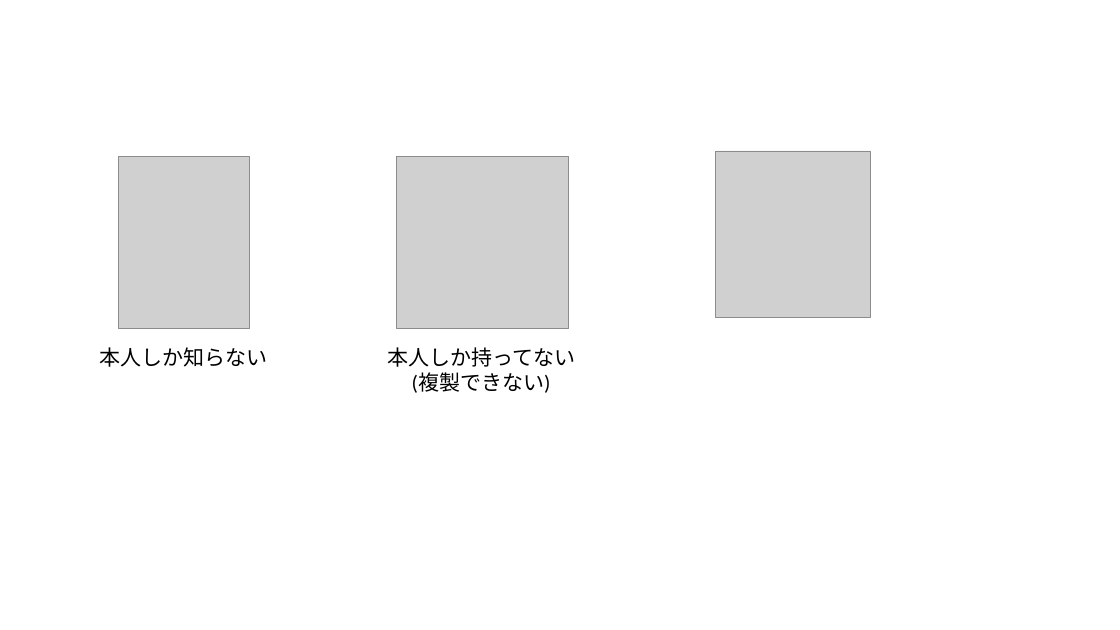
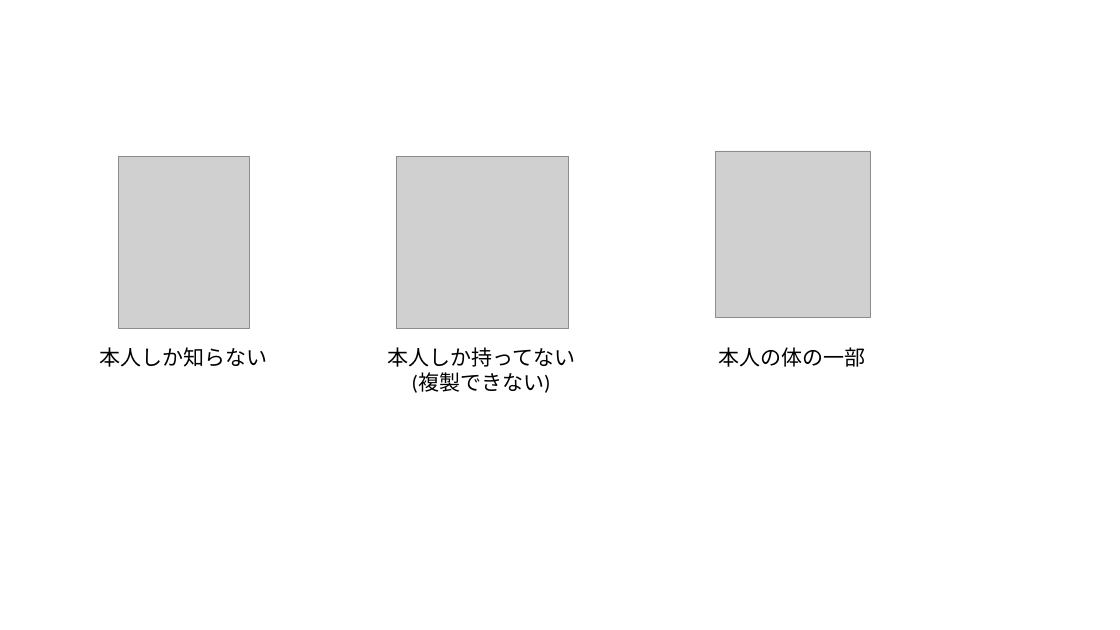
Before and after one commit to junkurihara/class-fido2_webauthn, a slide deck: slide 3 of slides/Figs/figures.pptx. Drawn at 1120x630 pixels with LibreOffice and Linux fonts; fonts in the diff are those of the drawing; grey boxes stand for pictures. Boxes give left, top, right and bottom in pixels: in the first picture for what was removed or moved away, otherwise in the second. Text is boxed around its words. In the diff, an @@ line names an element or a change of style, - is before the commit and + after.

```diff
--- a/slides/Figs/figures.pptx
+++ b/slides/Figs/figures.pptx
@@ text added at (719,347,866,367), 18 pt, text #000000 @@
+本人の体の一部
```
Also in this commit, not shown: 4 slides added, 2 other files.
